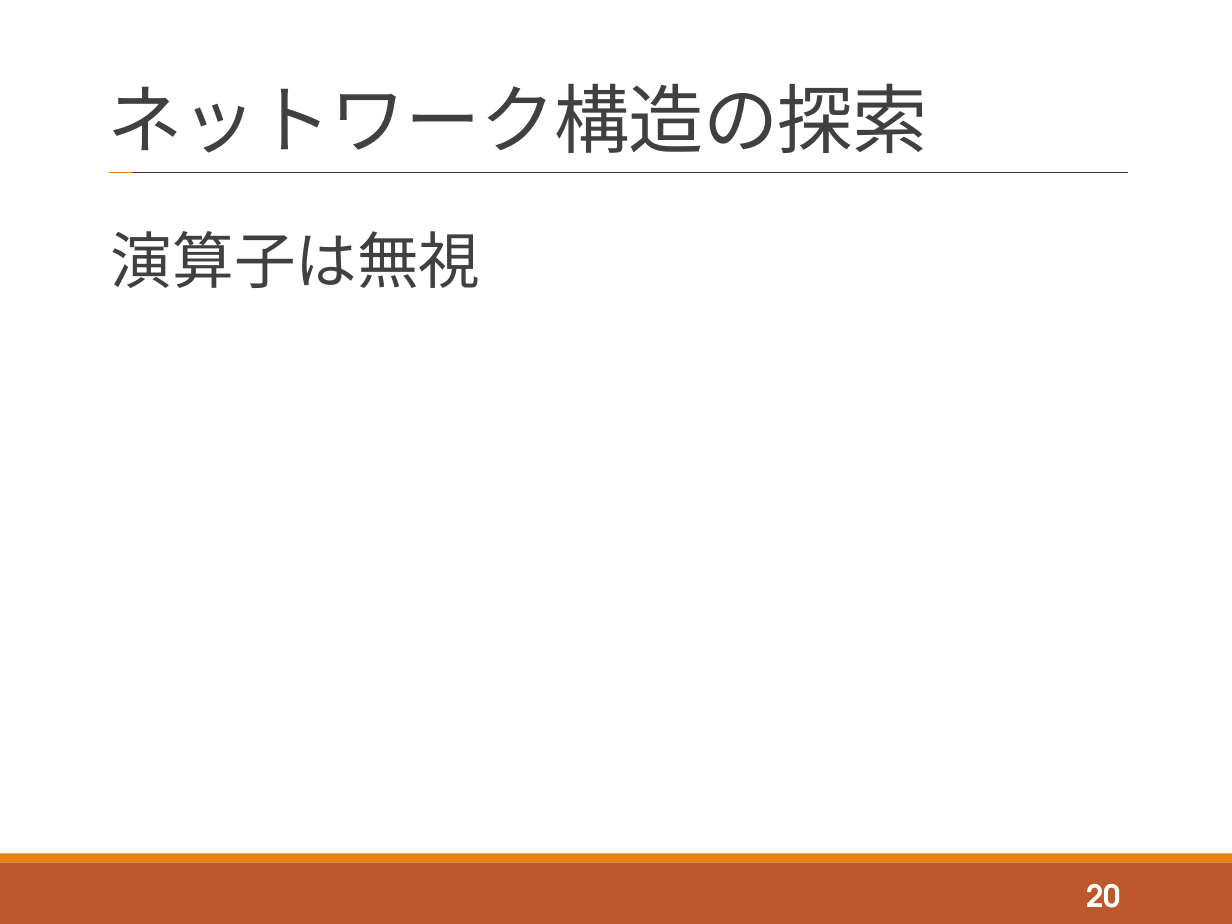
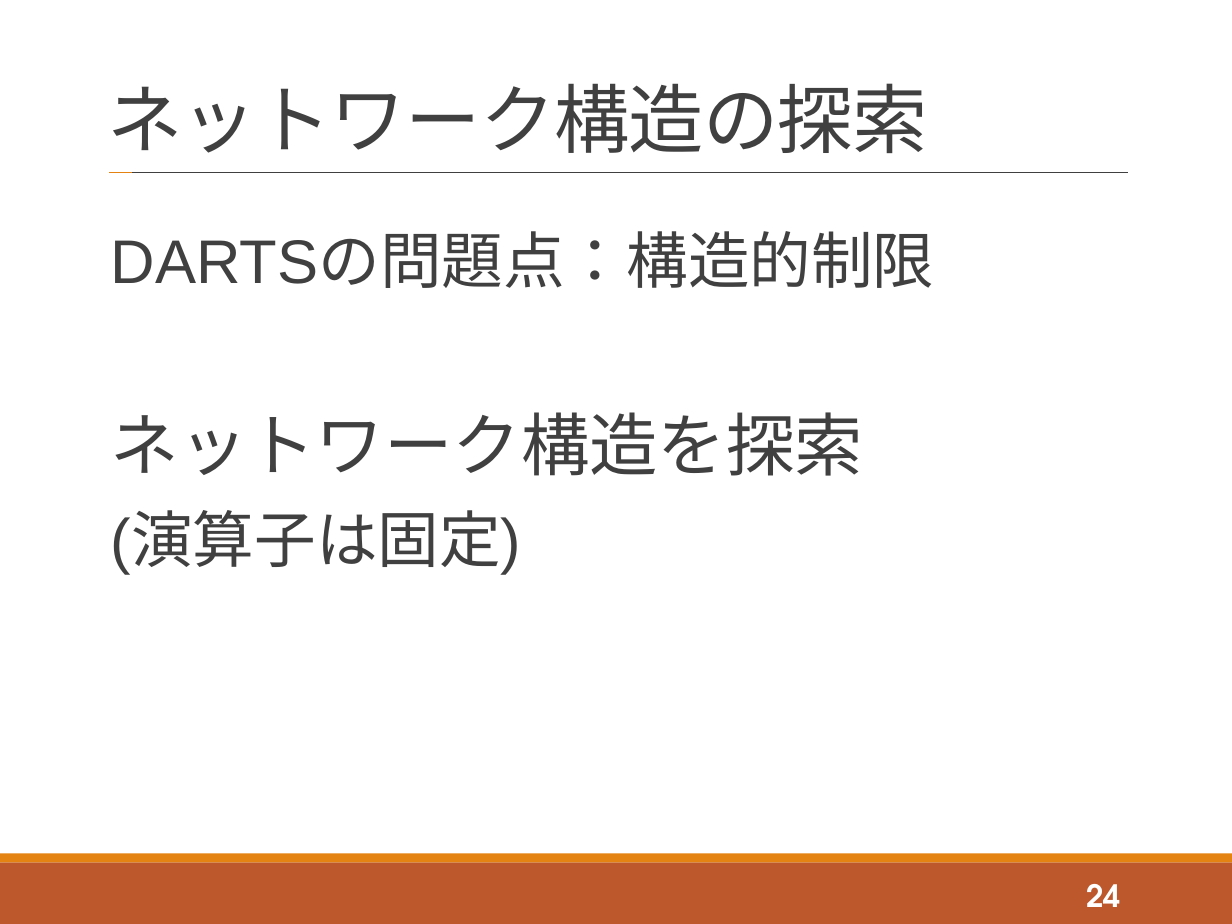
Before and after one commit to tatsuya-sugiyama/WeeklyReport, a slide deck: slide 24 of report/2020後期/2020_2nd_sugiyama.pptx (slide 20 before the commit). Drawn at 1232x924 pixels with LibreOffice and Linux fonts; fonts in the diff are those of the drawing. Boxes give left, top, right and bottom in pixels: in the first picture for what was removed or moved away, otherwise in the second. Text is boxed around its words. In the diff, an @@ line names an element or a change of style, - is before the commit and + after.

```diff
--- a/report/2020後期/2020_2nd_sugiyama.pptx
+++ b/report/2020後期/2020_2nd_sugiyama.pptx
@@ text at bbox=[111, 233, 935, 573]: text changed @@
-演算子は無視
+DARTSの問題点：構造的制限
+ネットワーク構造を探索
+(演算子は固定)
@@ page number at bbox=[1086, 884, 1120, 907]: text changed @@
-20
+24
```
Also in this commit, not shown: 8 other slides changed, 17 slides added, 2 slides removed.
